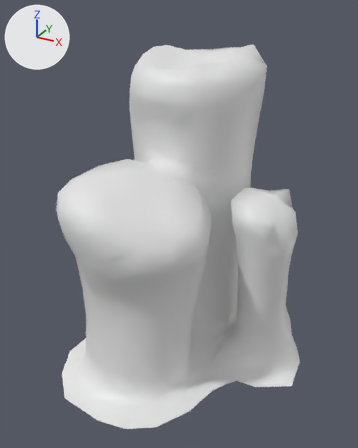
Before and after pictures for a commit that changed the FBX model res/models/Modele_Mati/Swieczki/Swieca6.fbx.
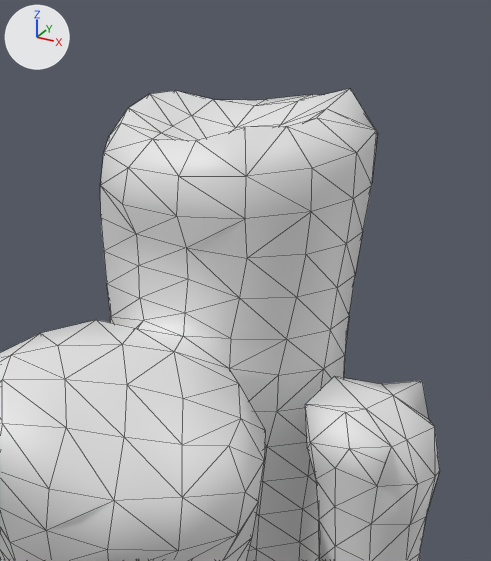
Each version is shown whole from a camera (50 mm lens) standing at (0.0182, -0.0347, 0.0174) and looking at (0.0004, -0.0024, 0.0013), then close up on the part from 22% to 90% of the width and 0% to 62% of the height. The axes (+X, +Y, +Z) are drawn at upper left. The lights are the same throughout. The last two pictures show the newer version. The close-ups show mesh edges as thin lines. Where no turn or scale is listed for an object, it has been applied to the vertices.

Names of what the first close-up shows: 'Swieca6'.
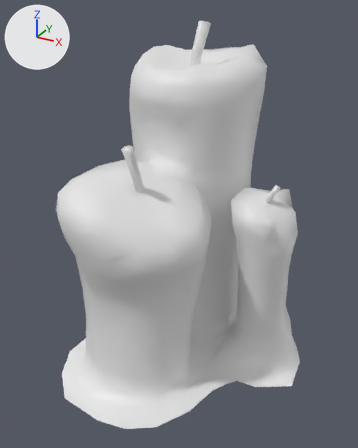
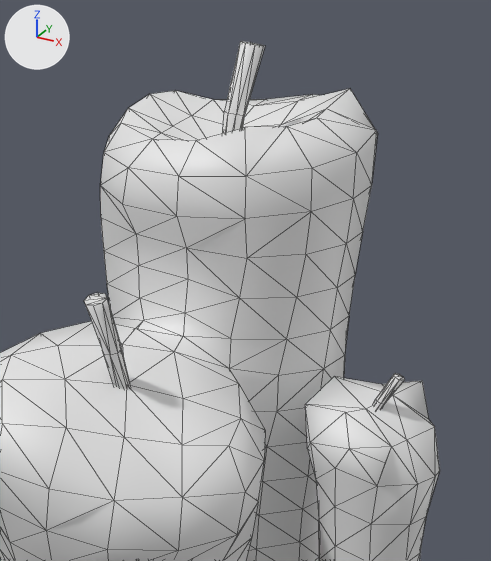
Pixel boxes [x1, y1, x2, y2] of what changed, in the close-ups (491 x 561 px):
'Swieca6', reshaped: before [0, 89, 440, 561]; after [0, 41, 440, 561]
part 1 of me_swieca6_001, added: after [222, 41, 265, 133]
part 2 of me_swieca6_001, added: after [84, 293, 130, 388]
part 3 of me_swieca6_001, added: after [374, 373, 405, 409]

Edits to the bpy script that builds the scene:
```text
Change me_swieca6_001:
    used by ob_swieca6; location = (0.0, 0.0, 0.0)
    remove me_swieca6_001.from_pydata(...)  # 517 vertices, 1000 faces; spans x -0.0085..0.0107, y -0.0125..0.0096, z -0.0115..0.0146
    add me_swieca6_001.from_pydata(...)  # 589 vertices, 1132 faces; spans x -0.0085..0.0107, y -0.0125..0.0096, z -0.0115..0.0164
    me_swieca6_001 part 1: a new loose piece of 24 vertices spanning x -0.0015..0.0003, y 0.0023..0.0034, z 0.011..0.0164
    me_swieca6_001 part 2: a new loose piece of 24 vertices spanning x -0.0012..-0.0004, y -0.0079..-0.0057, z 0.0042..0.0087
    me_swieca6_001 part 3: a new loose piece of 24 vertices spanning x 0.0062..0.0077, y 0.0..0.0005, z 0.0024..0.0049
```
